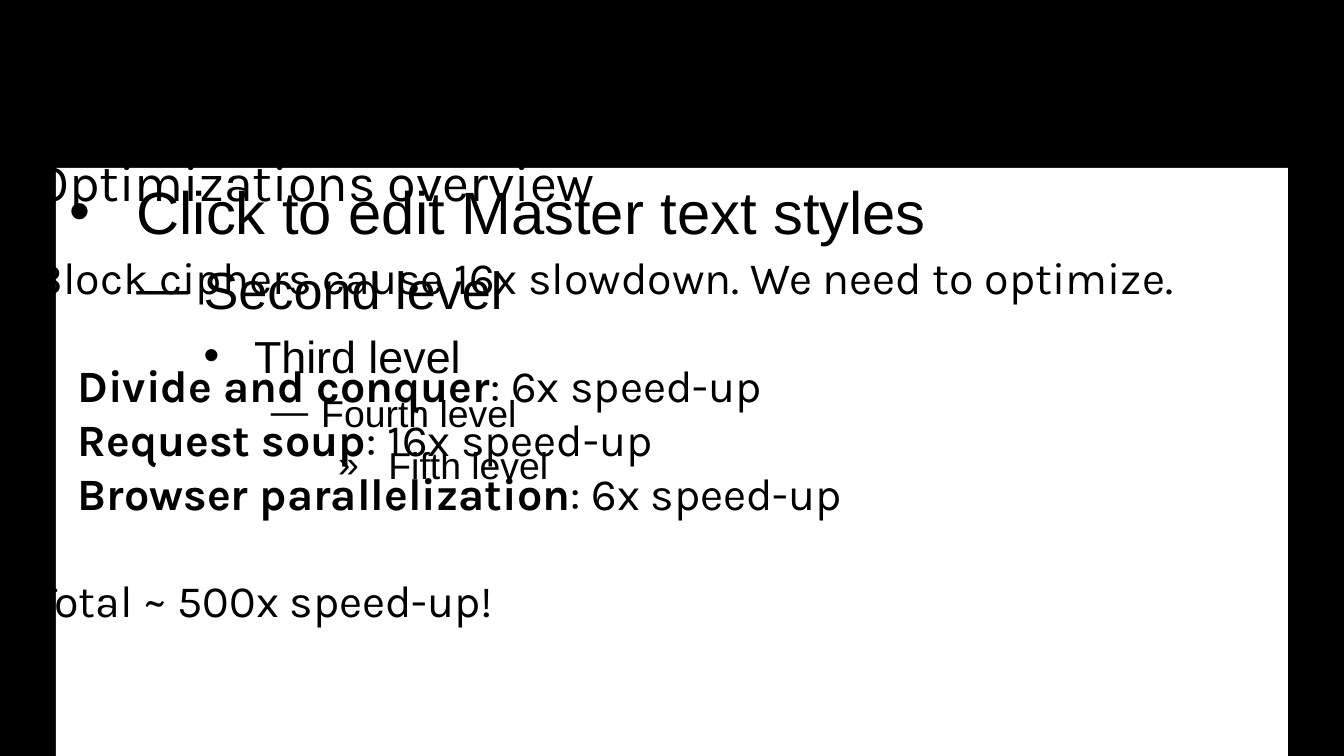
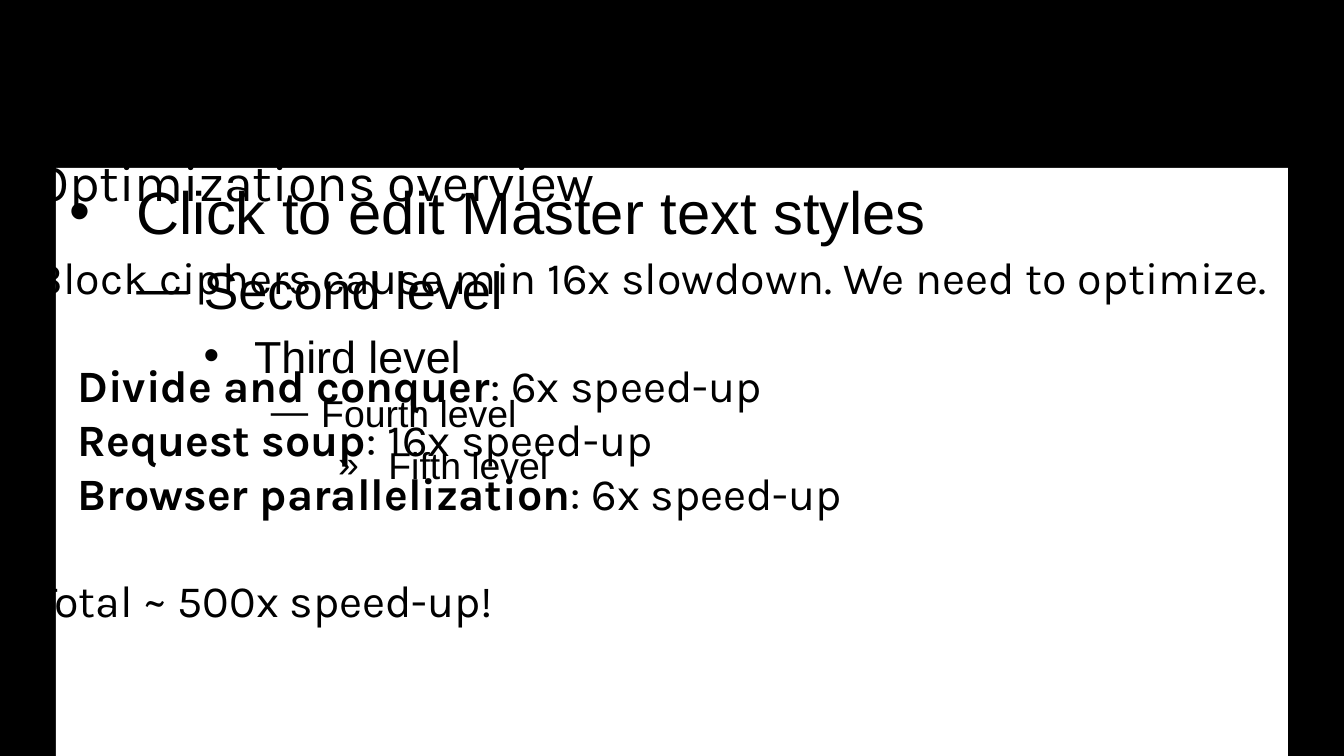
Before and after one commit to decrypto-org/rupture, a slide deck: slide 27 of etc/Black Hat Asia 2016/asia-16-Practical-New-Developments-In-The-BREACH-Attack.pptx (slide 22 before the commit). Drawn at 1344x756 pixels with LibreOffice and Linux fonts; fonts in the diff are those of the drawing; background and template pictures are left out. Boxes give left, top, right and bottom in pixels: in the first picture for what was removed or moved away, otherwise in the second. Text is boxed around its words. In the diff, an @@ line names an element or a change of style, - is before the commit and + after.

```diff
--- a/etc/Black Hat Asia 2016/asia-16-Practical-New-Developments-In-The-BREACH-Attack.pptx
+++ b/etc/Black Hat Asia 2016/asia-16-Practical-New-Developments-In-The-BREACH-Attack.pptx
@@ text at (36, 254, 1266, 306): text changed @@
-Block ciphers cause 16x slowdown. We need to optimize.
+Block ciphers cause min 16x slowdown. We need to optimize.
```
Also in this commit, not shown: 8 other slides changed, 11 slides added, 1 slide removed, 1 other file.
